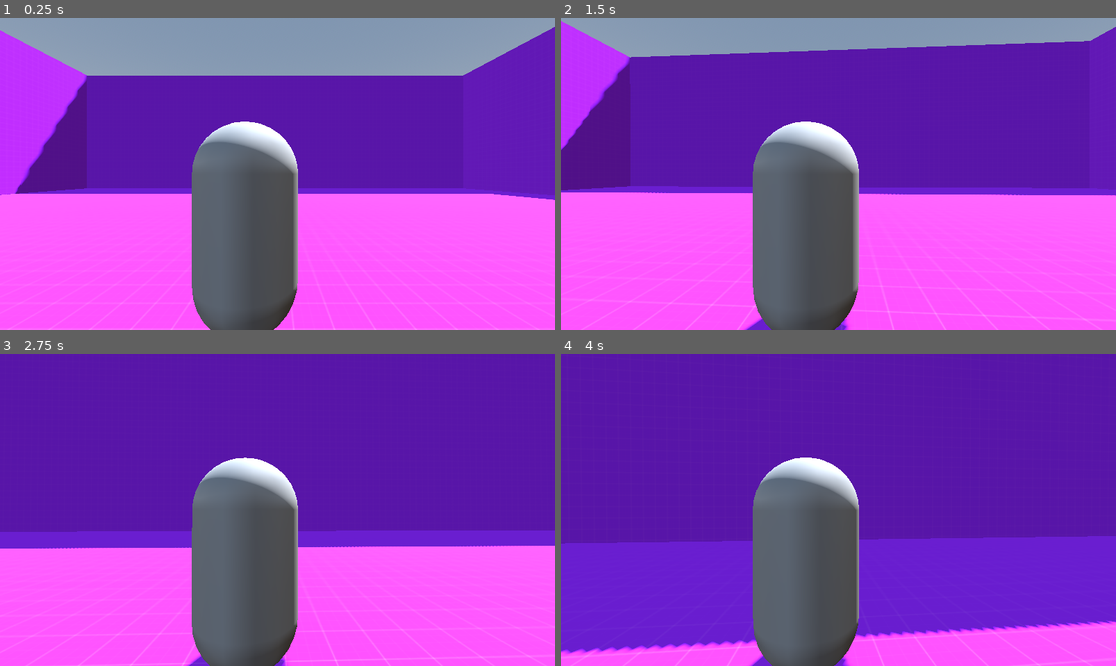
Above: before the commit, frames 1-4 (two rows, left to right).
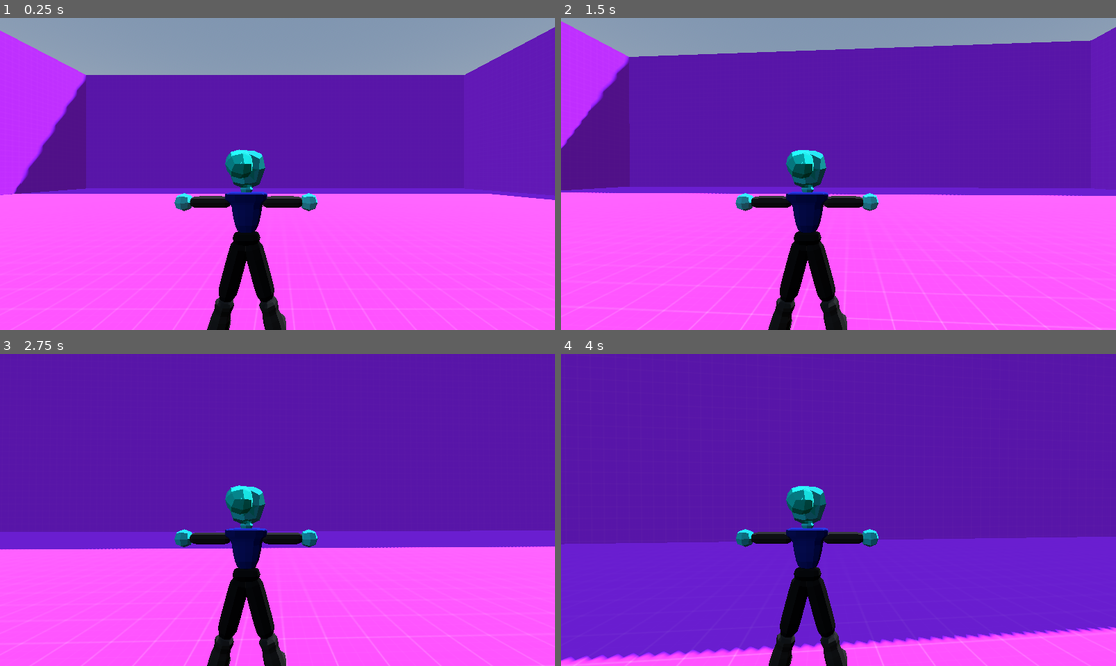
Above: after the commit, the same moments.

Repository: Epic12Terrarian/thirdPersonGame
Game: Godot game, scene res://levels/testLobby.tscn
Two runs of this game, one before a commit and one after it. Both use one fixed random seed, a clock stepped at 60 frames per second and the inputs below.
Inputs (mouse positions are in pixels of both pictures, inside the frame that each line leads up to):
- Up to frame 1 (0.25 s): no input
- Up to frame 2 (1.5 s): tap Enter (ui_accept) at 0.5, 0.77 s; move the mouse to (866, 174) at 0.52 s; hold W (up) from 0.53 s (still down); move the mouse to (810, 174) at 1.27 s
- Up to frame 3 (2.75 s): keep holding W (up); tap Enter (ui_accept) at 1.52 s; move the mouse to (288, 503) at 2.02 s
- Up to frame 4 (4 s): keep holding W (up); move the mouse to (832, 516) at 2.77 s; tap Enter (ui_accept) at 3.02, 3.77 s; move the mouse to (877, 513) at 3.52 s

The runs differ from the first frame. In frame 1, 13% of the frame differs, in the area x 0-100%, y 2-100%; in frame 2, 13%; in frame 3, 13%; in frame 4, 15%, in the area x 0-100%, y 33-100%.

Commit message:
Added a model for the player

Diff:
--- a/player/player.tscn
+++ b/player/player.tscn
@@ -1,11 +1,14 @@
 [gd_scene format=3 uid="uid://bkiayhclwm1r0"]
 
 [ext_resource type="Script" uid="uid://25nq16q60ngc" path="res://player/player.gd" id="1_oul6g"]
+[ext_resource type="ArrayMesh" uid="uid://ctl6c5nqw0fwh" path="res://player/LynxNova.obj" id="2_g1dw6"]
 [ext_resource type="Script" uid="uid://d34udxixyd48w" path="res://player/camera.gd" id="2_rkbax"]
 
 [sub_resource type="CapsuleShape3D" id="CapsuleShape3D_sh265"]
 
-[sub_resource type="CapsuleMesh" id="CapsuleMesh_sh265"]
+[sub_resource type="SphereShape3D" id="SphereShape3D_rkbax"]
+margin = 0.01
+radius = 0.1
 
 [node name="Player" type="CharacterBody3D" unique_id=437376776]
 script = ExtResource("1_oul6g")
@@ -13,12 +16,18 @@
 [node name="CollisionShape3D" type="CollisionShape3D" parent="." unique_id=561094931]
 shape = SubResource("CapsuleShape3D_sh265")
 
-[node name="MeshInstance3D" type="MeshInstance3D" parent="." unique_id=1844759768]
-mesh = SubResource("CapsuleMesh_sh265")
+[node name="LynxNova" type="MeshInstance3D" parent="." unique_id=2104786510]
+transform = Transform3D(-0.1, 0, -8.742278e-09, 0, 0.1, 0, 8.742278e-09, 0, -0.1, 0, -0.90204513, 0)
+mesh = ExtResource("2_g1dw6")
 
 [node name="camera" type="Node3D" parent="." unique_id=591680049 node_paths=PackedStringArray("character")]
+transform = Transform3D(1, 0, 0, 0, 1, 0, 0, 0, 1, 0.049639463, 0.51580596, 0.14432436)
 script = ExtResource("2_rkbax")
 character = NodePath("..")
 
-[node name="Camera3D" type="Camera3D" parent="camera" unique_id=1183764036]
-transform = Transform3D(1, 0, 0, 0, 1, 0, 0, 0, 1, 0.3, 0.5, 2)
+[node name="RearSpringArm3D" type="SpringArm3D" parent="camera" unique_id=1405918412]
+transform = Transform3D(1, 0, 0, 0, 1, 0, 0, 0, 1, 0.23855782, 0, 0)
+shape = SubResource("SphereShape3D_rkbax")
+spring_length = 1.75
+
+[node name="Camera3D" type="Camera3D" parent="camera/RearSpringArm3D" unique_id=1183764036]
--- a/project.godot
+++ b/project.godot
@@ -12,7 +12,7 @@
 
 config/name="thirdPersonGame"
 run/main_scene="uid://hmm2uktxsygi"
-config/features=PackedStringArray("4.6", "GL Compatibility")
+config/features=PackedStringArray("4.7", "GL Compatibility")
 config/icon="res://icon.svg"
 
 [input]
Not shown, added: player/LynxNova.mtl
Not shown, added: player/LynxNova.obj
Not shown, added: player/LynxNova.obj.import
